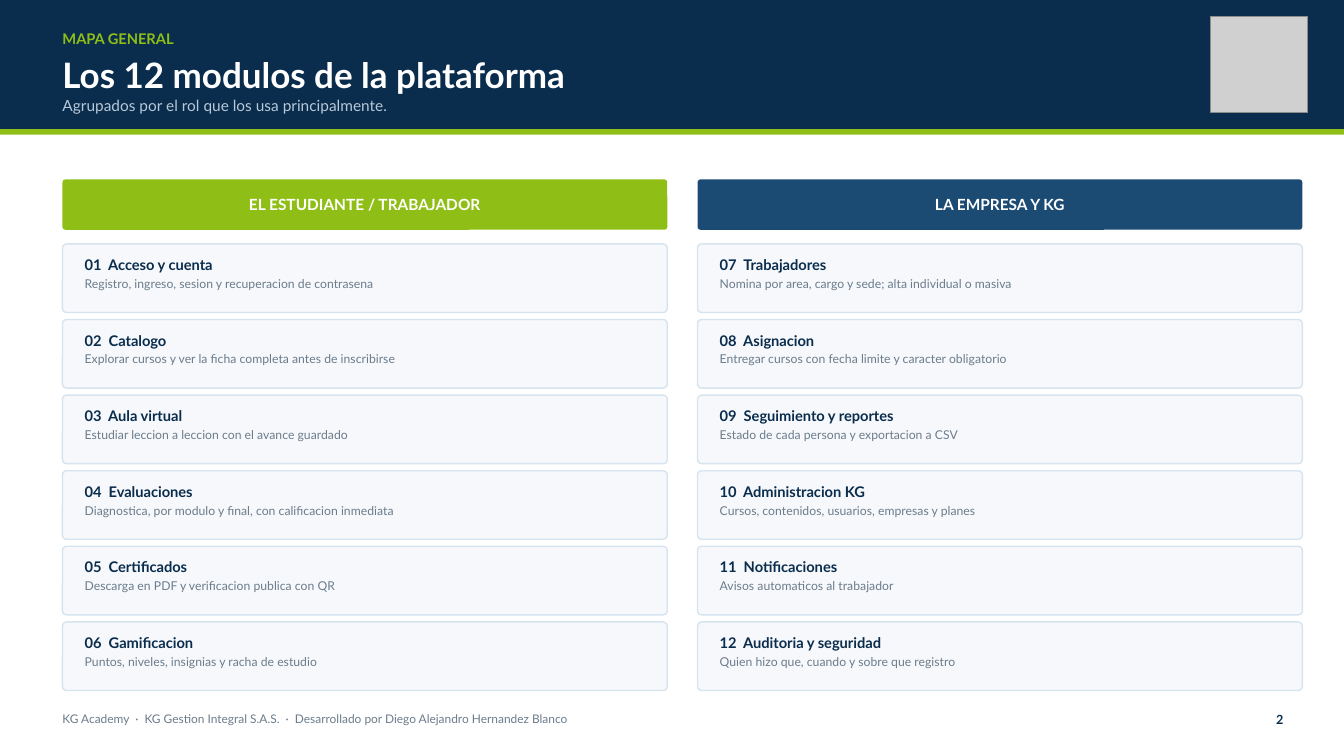
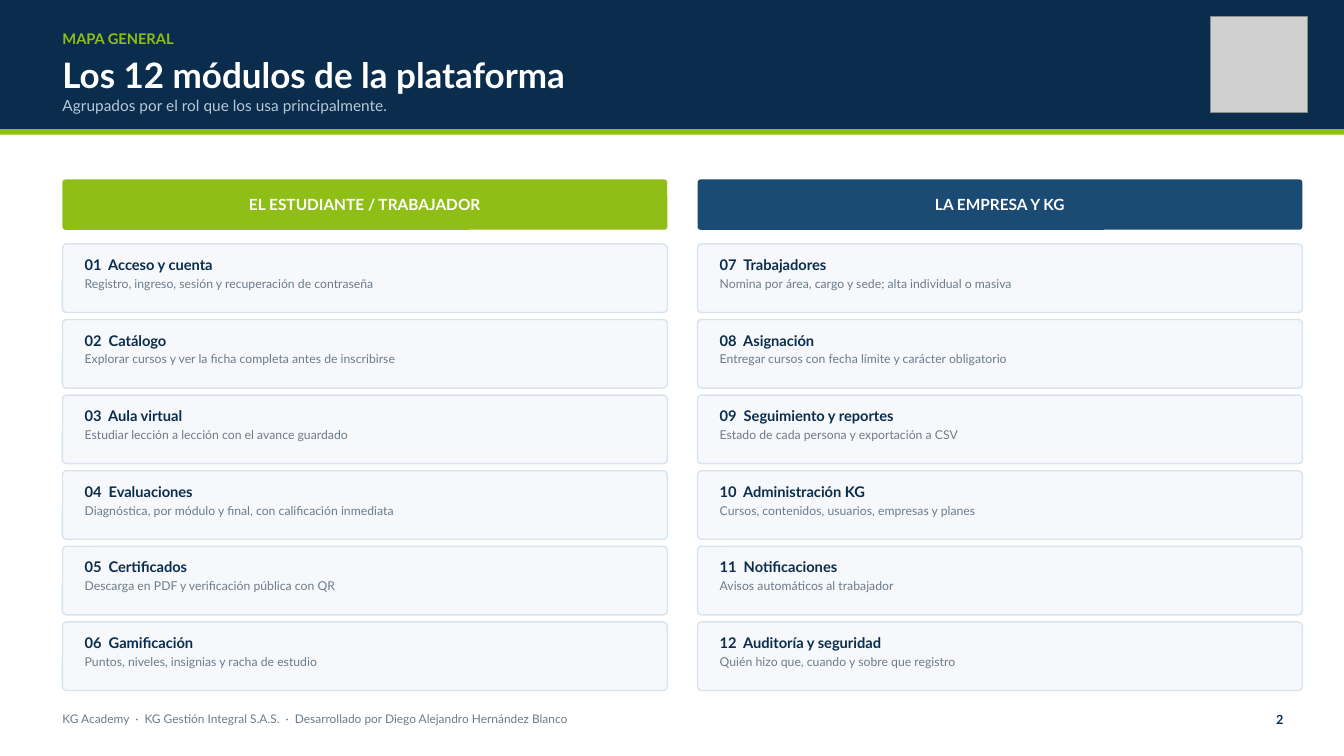
Before and after one commit to DIDAKUS1177/KG-Academy, a slide deck: slide 3 of docs/KG_Academy_Manual_Funcional.pptx. Drawn at 1344x756 pixels with LibreOffice and Linux fonts; fonts in the diff are those of the drawing; grey boxes stand for pictures. Boxes give left, top, right and bottom in pixels: in the first picture for what was removed or moved away, otherwise in the second. Text is boxed around its words. In the diff, an @@ line names an element or a change of style, - is before the commit and + after.

```diff
--- a/docs/KG_Academy_Manual_Funcional.pptx
+++ b/docs/KG_Academy_Manual_Funcional.pptx
@@ text at (62,62,565,94): text changed @@
-Los 12 modulos de la plataforma
+Los 12 módulos de la plataforma
@@ text at (85,279,373,290): text changed @@
-Registro, ingreso, sesion y recuperacion de contrasena
+Registro, ingreso, sesión y recuperación de contraseña
@@ text at (720,279,1012,290): text changed @@
-Nomina por area, cargo y sede; alta individual o masiva
+Nomina por área, cargo y sede; alta individual o masiva
@@ text at (85,335,167,349): text changed @@
-02 Catalogo
+02 Catálogo
@@ text at (720,335,1007,365): text changed @@
-08 Asignacion
-Entregar cursos con fecha limite y caracter obligatorio
+08 Asignación
+Entregar cursos con fecha límite y carácter obligatorio
@@ text at (85,430,348,441): text changed @@
-Estudiar leccion a leccion con el avance guardado
+Estudiar lección a lección con el avance guardado
@@ text at (85,506,394,517): text changed @@
-Diagnostica, por modulo y final, con calificacion inmediata
+Diagnóstica, por módulo y final, con calificación inmediata
@@ text at (720,486,865,497): text changed @@
-10 Administracion KG
+10 Administración KG
@@ text at (85,581,335,592): text changed @@
-Descarga en PDF y verificacion publica con QR
+Descarga en PDF y verificación pública con QR
@@ text at (85,637,194,648): text changed @@
-06 Gamificacion
+06 Gamificación
@@ text at (720,637,955,668): text changed @@
-12 Auditoria y seguridad
-Quien hizo que, cuando y sobre que registro
+12 Auditoría y seguridad
+Quién hizo que, cuando y sobre que registro
@@ text at (62,714,567,725): text changed @@
-KG Academy · KG Gestion Integral S.A.S. · Desarrollado por Diego Alejandro Hernandez Blanco
+KG Academy · KG Gestión Integral S.A.S. · Desarrollado por Diego Alejandro Hernández Blanco
```
Also in this commit, not shown: 21 other slides changed, 9 other files.
